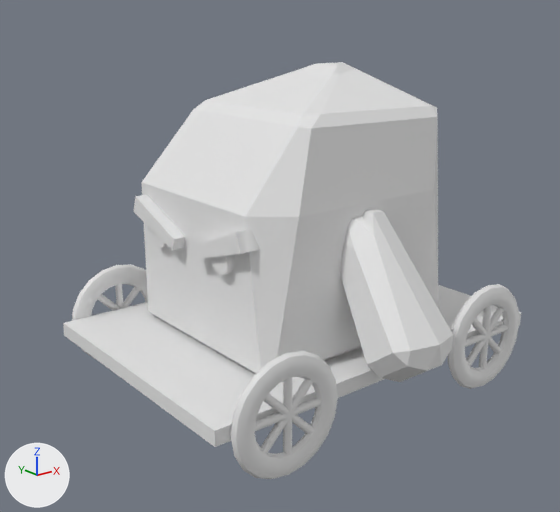
Renders of the FBX model Assets/TDTK/Prefabs/Creeps/Mesh/petit_golem.fbx from each side of a commit.
The view is the same before and after, from a camera (50 mm lens) standing at (-0.605, -0.725, 0.453) and looking at (-0.023, 0.002, 0.162). The lights are fixed; the arrows at lower left show +X, +Y and +Z. Where no turn or scale is listed for an object, it has been applied to the vertices.

Objects in the first picture: 'petit_golem_corps', 'petit_golem_roues'.
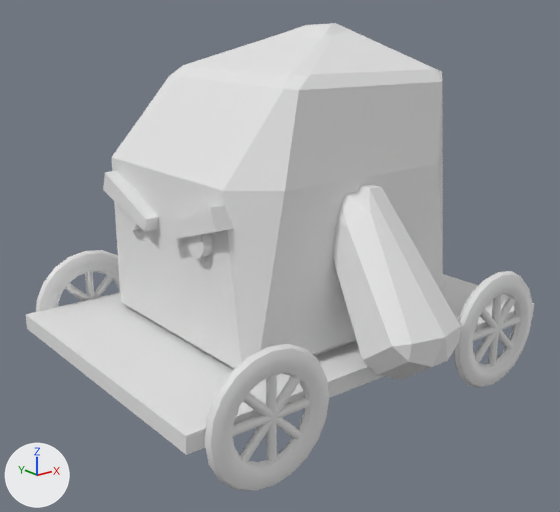
Boxes [x1, y1, x2, y2] around the edits, measured in the pictures (560 x 512 px; the box of a moved part takes in the faces that stretch with it):
'petit_golem_corps', reshaped, moved (12% wider, 12% taller)
    before: [133, 62, 453, 382]
    after: [103, 23, 460, 380]
'petit_golem_roues', reshaped, moved (8% wider, 12% taller)
    before: [63, 264, 521, 479]
    after: [36, 250, 532, 491]
'petit_golem_roues.001', added
    after: [26, 274, 534, 455]
part 1 of me_plane_010, moved or reshaped
    before: [472, 318, 501, 354]
    after: [480, 309, 513, 349]
part 2 of me_plane_010, moved or reshaped
    before: [231, 351, 338, 479]
    after: [204, 344, 329, 491]
part 3 of me_plane_010, added
    after: [232, 397, 310, 437]
part 4 of me_plane_010, moved or reshaped
    before: [264, 394, 313, 434]
    after: [243, 393, 301, 439]
part 5 of me_plane_010, added
    after: [266, 374, 277, 463]
part 6 of me_plane_010, moved or reshaped
    before: [260, 379, 313, 454]
    after: [240, 376, 301, 463]
part 7 of me_plane_010, moved or reshaped
    before: [466, 307, 504, 367]
    after: [474, 297, 516, 363]
part 8 of me_plane_010, added
    after: [488, 294, 502, 366]
part 9 of me_plane_010, moved or reshaped
    before: [448, 284, 519, 389]
    after: [453, 271, 532, 388]
part 10 of me_plane_010, added
    after: [473, 316, 520, 341]
part 11 of me_plane_010, moved or reshaped
    before: [123, 287, 141, 308]
    after: [94, 276, 114, 298]
part 12 of me_plane_010, added
    after: [85, 271, 94, 299]
part 13 of me_plane_010, moved or reshaped
    before: [97, 294, 119, 311]
    after: [65, 283, 90, 301]
part 14 of me_plane_010, moved or reshaped
    before: [72, 264, 148, 359]
    after: [36, 250, 120, 312]
part 15 of me_plane_010, deleted
    before: [63, 284, 521, 455]
part 16 of me_cylinder_040, added
    after: [123, 211, 140, 230]
part 17 of me_cylinder_040, added
    after: [186, 233, 212, 258]
part 18 of me_cylinder_040, moved or reshaped
    before: [340, 209, 453, 382]
    after: [332, 185, 460, 380]
part 19 of me_cylinder_040, moved or reshaped
    before: [141, 62, 439, 374]
    after: [111, 23, 444, 369]
part 20 of me_cylinder_040, moved or reshaped
    before: [133, 195, 186, 250]
    after: [103, 171, 159, 232]
part 21 of me_cylinder_040, moved or reshaped
    before: [191, 230, 260, 260]
    after: [163, 205, 234, 241]
part 22 of me_cylinder_040, deleted
    before: [152, 231, 168, 248]
part 23 of me_cylinder_040, deleted
    before: [211, 255, 235, 275]

The change, as a list of edits to the scene's bpy script:
```text
Change me_plane_010:
    remove me_plane_010.from_pydata(...)  # 1368 vertices, 1094 faces; spans x -0.245..0.245, y -0.187..0.187, z -0.078..0.059
    add me_plane_010.from_pydata(...)  # 1360 vertices, 1088 faces; spans x -0.256..0.252, y -0.207..0.207, z -0.087..0.066
    me_plane_010 part 1: the loose piece of 32 vertices spanning x 0.123..0.197, y -0.184..-0.174, z -0.045..0.029 is scaled about the mesh origin by 1.11
    me_plane_010 part 2: the loose piece of 200 vertices spanning x -0.231..-0.093, y -0.187..-0.172, z -0.078..0.059 is scaled about the mesh origin by 1.11
    me_plane_010 part 3: a new loose piece, a 16-sided cylinder along x spanning x -0.231..-0.125, y -0.204..-0.193, z -0.014..-0.004, in mat_petit_golem_roues (its picture is missing)
    me_plane_010 part 4: the loose piece of 32 vertices spanning x -0.197..-0.123, y -0.184..-0.174, z -0.045..0.029 is scaled about the mesh origin by 1.11
    me_plane_010 part 5: a new loose piece, a 16-sided cylinder along z spanning x -0.183..-0.172, y -0.204..-0.193, z -0.062..0.044, in mat_petit_golem_roues (its picture is missing)
    me_plane_010 part 6: the loose piece of 32 vertices spanning x -0.197..-0.123, y -0.184..-0.174, z -0.045..0.029 is scaled about the mesh origin by 1.11
    me_plane_010 part 7: the loose piece of 32 vertices spanning x 0.123..0.197, y -0.184..-0.174, z -0.045..0.029 is scaled about the mesh origin by 1.11
    me_plane_010 part 8: a new loose piece, a 16-sided cylinder along z spanning x 0.173..0.183, y -0.204..-0.193, z -0.062..0.044, in mat_petit_golem_roues (its picture is missing)
    me_plane_010 part 9: the loose piece of 200 vertices spanning x 0.09..0.227, y -0.187..-0.172, z -0.078..0.059 is scaled about the mesh origin by 1.11
    me_plane_010 part 10: a new loose piece, a 16-sided cylinder along x spanning x 0.125..0.231, y -0.204..-0.193, z -0.014..-0.004, in mat_petit_golem_roues (its picture is missing)
    me_plane_010 part 11: the loose piece of 32 vertices spanning x -0.197..-0.123, y 0.175..0.185, z -0.045..0.029 is scaled about the mesh origin by 1.11
    me_plane_010 part 12: a new loose piece, a 16-sided cylinder along z spanning x -0.183..-0.172, y 0.195..0.205, z -0.062..0.044, in mat_petit_golem_roues (its picture is missing)
    me_plane_010 part 13: the loose piece of 32 vertices spanning x -0.197..-0.123, y 0.175..0.185, z -0.045..0.029 is scaled about the mesh origin by 1.11
    me_plane_010 part 14: the loose piece of 200 vertices spanning x -0.231..-0.093, y 0.172..0.187, z -0.078..0.059 is scaled about the mesh origin by 1.11
    me_plane_010 part 15: 9 loose pieces with 264 vertices, spanning x -0.245..0.245, y -0.184..0.185, z -0.056..0.04, are deleted
Change me_cylinder_040:
    where me_cylinder_040.from_pydata(...)  # 224 vertices, 185 faces; spans x -0.089..0.215, y -0.249..0.245, z -0.132..0.195
    me_cylinder_040 part 16: a new loose piece, a 24-sided cylinder along x spanning x -0.092..-0.073, y 0.057..0.091, z -0.019..0.015, in mat_petit_golem (white #e7e7e7)
    me_cylinder_040 part 17: a new loose piece, a 24-sided cylinder along x spanning x -0.092..-0.073, y -0.086..-0.053, z -0.019..0.015, in mat_petit_golem (white #e7e7e7)
    me_cylinder_040 part 18: the loose piece of 34 vertices spanning x 0.019..0.111, y -0.249..-0.098, z -0.132..0.045 is scaled about the mesh origin by 1.11
    me_cylinder_040 part 19: the loose piece of 44 vertices spanning x -0.073..0.215, y -0.133..0.129, z -0.127..0.195 is scaled about the mesh origin by 1.11
    me_cylinder_040 part 20: the loose piece of 8 vertices spanning x -0.089..-0.062, y 0.02..0.115, z -0.009..0.04 is scaled about the mesh origin by 1.11
    me_cylinder_040 part 21: the loose piece of 8 vertices spanning x -0.089..-0.062, y -0.111..-0.016, z -0.009..0.04 is scaled about its middle by 1.11, then moved by (-0.008, -0.003, 0.002)
    me_cylinder_040 part 22: the loose piece of 48 vertices spanning x -0.083..-0.065, y 0.052..0.082, z -0.017..0.013 is deleted
    me_cylinder_040 part 23: the loose piece of 48 vertices spanning x -0.083..-0.065, y -0.078..-0.047, z -0.017..0.013 is deleted
Change ob_petit_golem_roues:
    ob_petit_golem_roues.location: (0.001, -0.002, 0.074) -> (-0.008, 0.011, 0.085)
Change ob_petit_golem_corps:
    ob_petit_golem_corps.location: (-0.074, 0.002, 0.199) -> (-0.092, 0.015, 0.224)
Add ob_petit_golem_roues_001:
    ob_petit_golem_roues_001 = bpy.data.objects.new('petit_golem_roues.001', me_plane_003)  # a box spanning x -0.272..0.272, y -0.192..0.192, z -0.02..0.0; in mat_petit_golem_platforme (its picture is missing)
    ob_petit_golem_roues_001.location = (-0.008, 0.011, 0.085)
```
